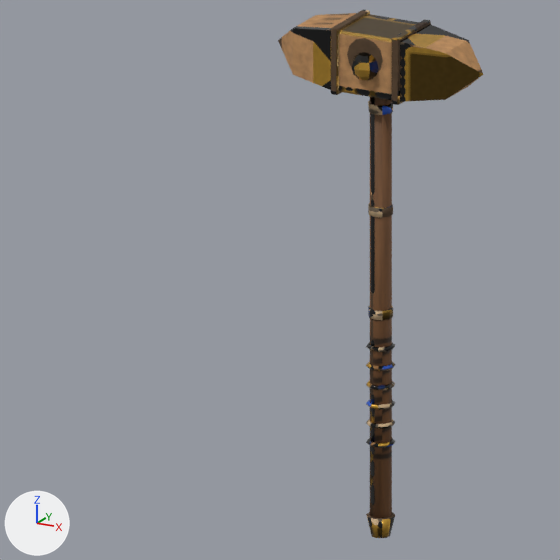
A saved change to the Blender file Blender/Weapons/Heavy/02_desert_heavy.blend.
Both versions are drawn from the file's camera 'IconCam'. The axes (+X, +Y, +Z) are drawn at lower left. The lights are the same throughout. The picture after the commit comes second.

The older version as bpy lines, for what is in view:
```python
me_weapon = bpy.data.meshes.new('Weapon')
me_weapon.from_pydata(...)  # 514 vertices, 984 faces; spans x -0.303..0.303, y -0.122..0.122, z -0.388..1.012
me_weapon.materials.append(mat_desert_heavy_main)
ob_weapon = bpy.data.objects.new('Weapon', me_weapon)
ob_weapon.location = (0.0, 0.0, 0.0)
```
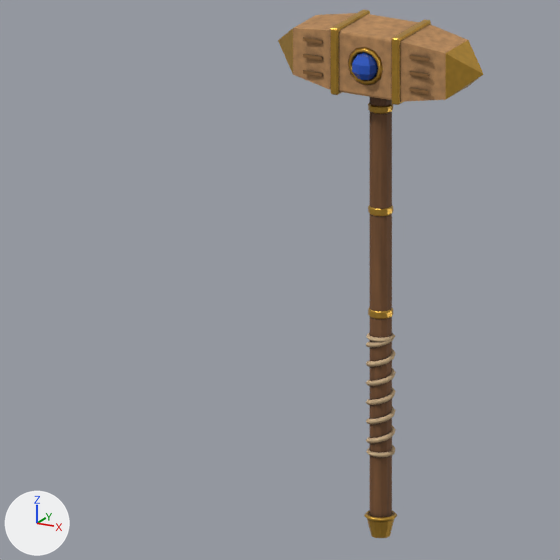
Changed parts and their boxes [x1, y1, x2, y2] in the pictures (560 x 560 px; the box of a moved part takes in the faces that stretch with it):
part 1 of me_weapon, added: after [303, 70, 323, 77]
part 2 of me_weapon, added: after [303, 54, 323, 60]
part 3 of me_weapon, added: after [303, 37, 323, 44]
part 4 of me_weapon, added: after [410, 88, 429, 94]
part 5 of me_weapon, added: after [410, 71, 429, 78]
part 6 of me_weapon, added: after [410, 55, 429, 62]
part 7 of me_weapon, added: after [366, 447, 394, 457]
part 8 of me_weapon, added: after [366, 332, 395, 342]
part 9 of me_weapon, rebuilt (13% shorter): before [368, 101, 393, 115]; after [368, 102, 393, 114]
part 10 of me_weapon, rebuilt (13% shorter): before [368, 306, 393, 320]; after [368, 307, 393, 319]
part 11 of me_weapon, rebuilt: before [368, 203, 393, 217]; after [368, 205, 393, 216]
part 12 of me_weapon, added (brown): after [348, 47, 383, 85]
part 13 of me_weapon, added: after [364, 511, 397, 522]
part 14 of me_weapon, moved or reshaped: before [352, 52, 395, 538]; after [339, 30, 396, 538]
part 15 of me_weapon, surface changed (lighter): [278, 9, 483, 105] in both

Patch to the scene script:
```diff
--- a/Blender/Weapons/Heavy/02_desert_heavy.blend.py
+++ b/Blender/Weapons/Heavy/02_desert_heavy.blend.py
@@ me_weapon @@
 # used by ob_weapon; location = (0.0, 0.0, 0.0)
-me_weapon.from_pydata(...)  # 514 vertices, 984 faces; spans x -0.303..0.303, y -0.122..0.122, z -0.388..1.012
+me_weapon.from_pydata(...)  # 959 vertices, 1846 faces; spans x -0.303..0.303, y -0.121..0.121, z -0.388..1.012
+# me_weapon part 1: a new loose piece, a box spanning x -0.1854..-0.1292, y -0.0831..-0.0787, z 0.8719..0.8809, in mat_desert_heavy_main
+# me_weapon part 2: a new loose piece, a box spanning x -0.1854..-0.1292, y -0.0831..-0.0787, z 0.9169..0.9258, in mat_desert_heavy_main
+# me_weapon part 3: a new loose piece, a box spanning x -0.1854..-0.1292, y -0.0831..-0.0787, z 0.9618..0.9708, in mat_desert_heavy_main
+# me_weapon part 4: a new loose piece, a box spanning x 0.1292..0.1854, y -0.0831..-0.0787, z 0.8719..0.8809, in mat_desert_heavy_main
+# me_weapon part 5: a new loose piece, a box spanning x 0.1292..0.1854, y -0.0831..-0.0787, z 0.9169..0.9258, in mat_desert_heavy_main
+# me_weapon part 6: a new loose piece, a box spanning x 0.1292..0.1854, y -0.0831..-0.0787, z 0.9618..0.9708, in mat_desert_heavy_main
+# me_weapon part 7: the loose piece of 40 vertices spanning x -0.039..0.039, y -0.037..0.037, z -0.138..-0.124 is copied, and the copy is moved by (0.0, 0.0, -0.026); it spans x -0.039..0.039, y -0.037..0.037, z -0.164..-0.151
+# me_weapon part 8: the loose piece of 40 vertices spanning x -0.039..0.039, y -0.037..0.037, z 0.124..0.138 is copied, and the copy is moved by (0.0, 0.0, 0.026); it spans x -0.039..0.039, y -0.037..0.037, z 0.151..0.164
+# me_weapon part 9: the loose piece of 20 vertices spanning x -0.031..0.031, y -0.033..0.033, z 0.774..0.799 is rebuilt with 48 vertices and now spans x -0.033..0.033, y -0.033..0.033, z 0.774..0.799
+# me_weapon part 10: the loose piece of 20 vertices spanning x -0.031..0.031, y -0.033..0.033, z 0.212..0.237 is rebuilt with 48 vertices and now spans x -0.033..0.033, y -0.033..0.033, z 0.212..0.237
+# me_weapon part 11: the loose piece of 20 vertices spanning x -0.031..0.031, y -0.033..0.033, z 0.493..0.518 is rebuilt with 48 vertices and now spans x -0.033..0.033, y -0.033..0.033, z 0.493..0.518
+# me_weapon part 12: a new loose piece of 48 vertices spanning x -0.052..0.052, y -0.093..-0.076, z 0.869..0.974, in mat_desert_heavy_main
+# me_weapon part 13: a new loose piece of 48 vertices spanning x -0.044..0.044, y -0.044..0.044, z -0.339..-0.326, in mat_desert_heavy_main
+# me_weapon part 14: 346 vertices removed from x -0.038..0.039, y -0.122..0.122, z -0.388..0.989; 435 vertices added at x -0.088..0.088, y -0.121..0.121, z -0.388..1.004
+# me_weapon part 15: 132 kept faces spanning x -0.303..0.303, y -0.091..0.091, z 0.83..1.012 get new texture (UV) coordinates
+# other edits to the shape of me_weapon do not show in these pictures
 me_weapon.materials.append(mat_desert_heavy_main)
```
